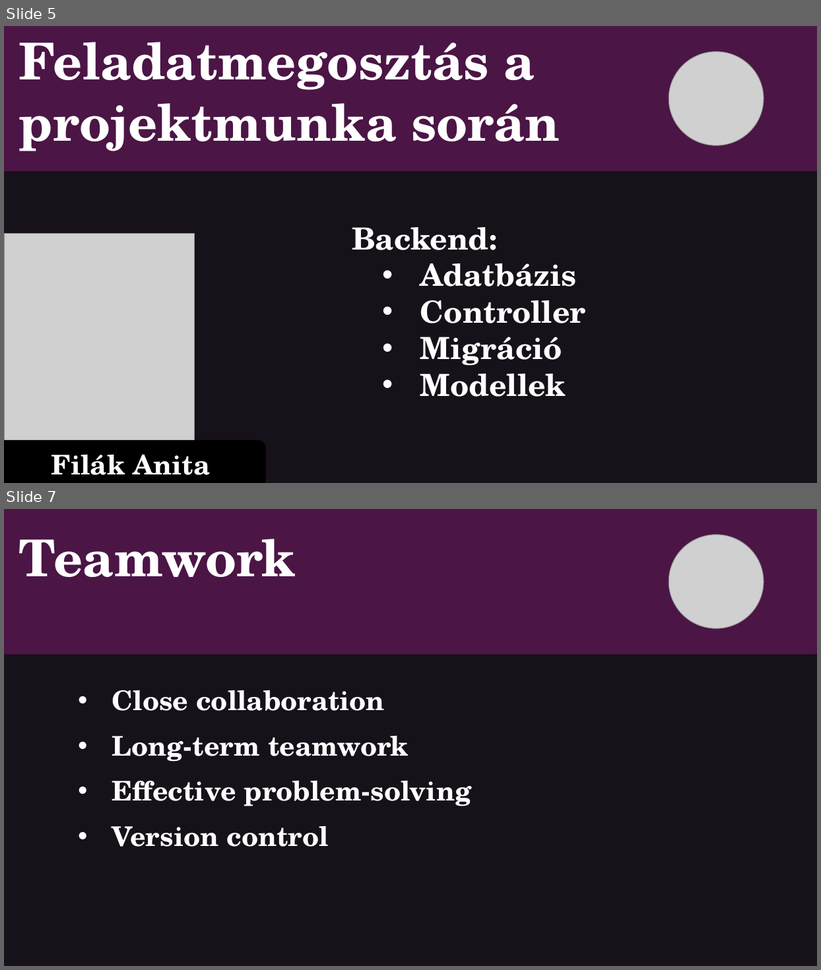
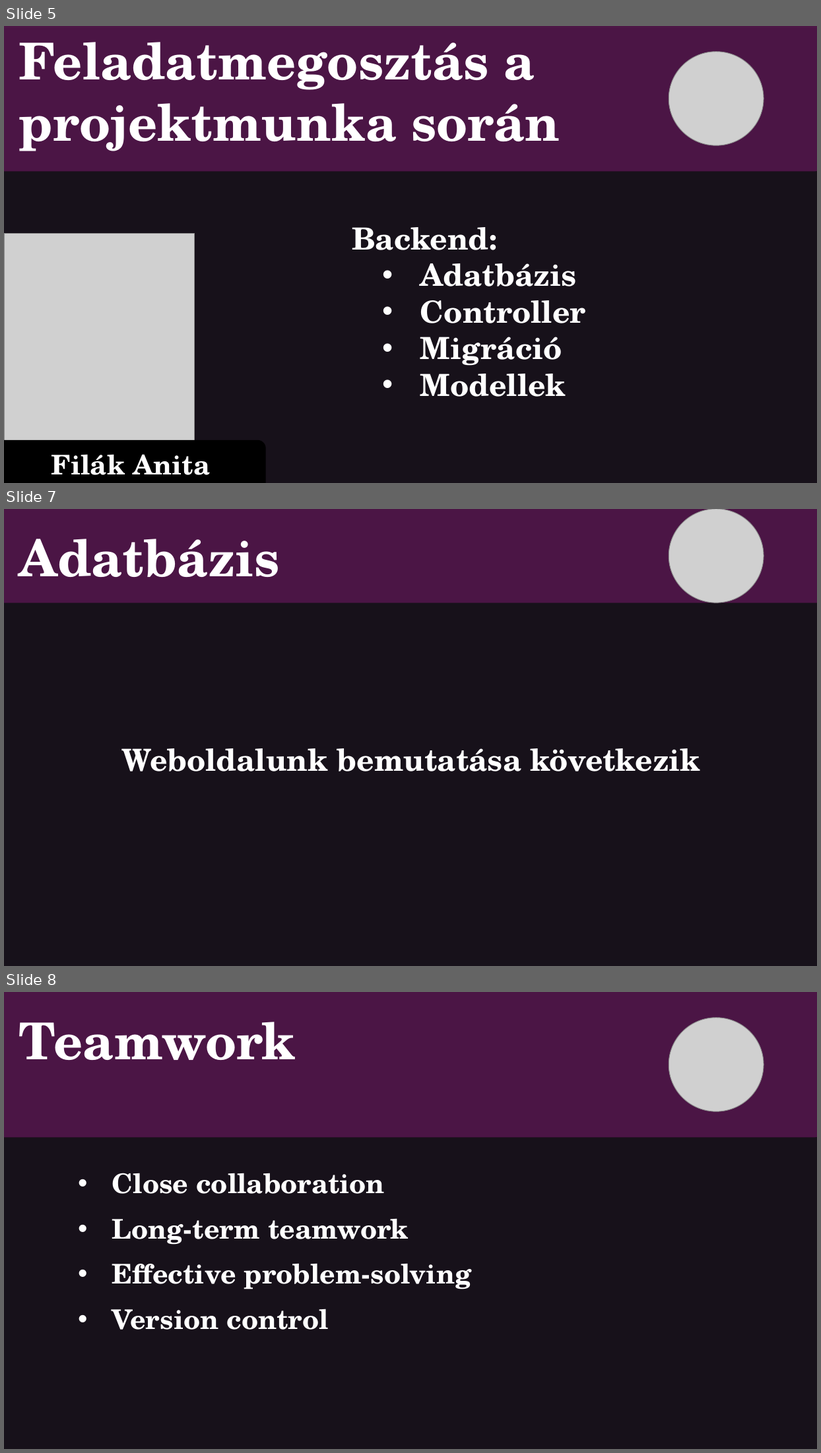
Before and after one commit to filani302/filak_anita, a slide deck: mestermunka/prezentacio/reanbeautyPrezentacio.pptx. Shown one above the other, each under a label of ours: slides 5 and 7 before the commit, slides 5, 7 and 8 after it; the slides between them are not shown. The pictures are 821x970 and 821x1453 pixels, drawn with LibreOffice and Linux fonts; fonts in the diff are those of the drawing; grey boxes stand for pictures; background and template pictures are left out; a plain dark background stands for a picture behind light text. Boxes give left, top, right and bottom in pixels: in the first picture for what was removed or moved away, otherwise in the second. Text is boxed around its words. In the diff, an @@ line names an element or a change of style, - is before the commit and + after.

```diff
--- a/mestermunka/prezentacio/reanbeautyPrezentacio.pptx
+++ b/mestermunka/prezentacio/reanbeautyPrezentacio.pptx
@@ slide 7 added at box(4, 509, 817, 966), background picture (left out) @@
@@ rectangle added at box(4, 509, 817, 966), fill #100814 at 72% opacity @@
@@ rounded rectangle added at box(4, 509, 817, 603), fill #501649 at 92% opacity @@
@@ picture added at box(669, 509, 764, 603) @@
@@ text added at box(19, 539, 280, 577), 60 pt, text #FFFFFF, bold @@
+Adatbázis
@@ text added at box(122, 749, 701, 772), 36 pt, text #FFFFFF, bold @@
+Weboldalunk bemutatása következik
@@ what was slide 7 is now slide 8 @@
```
Also in this commit, not shown: 1 other slide added, 18 other files.
